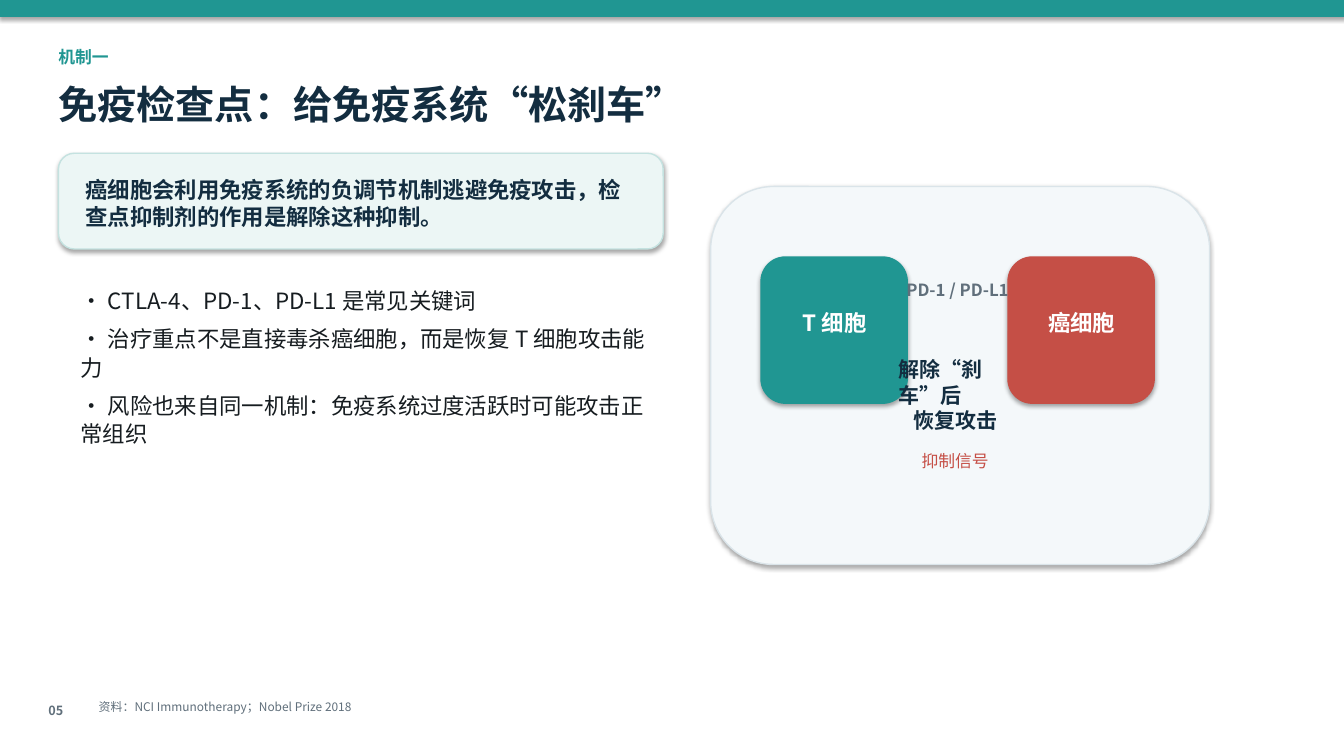
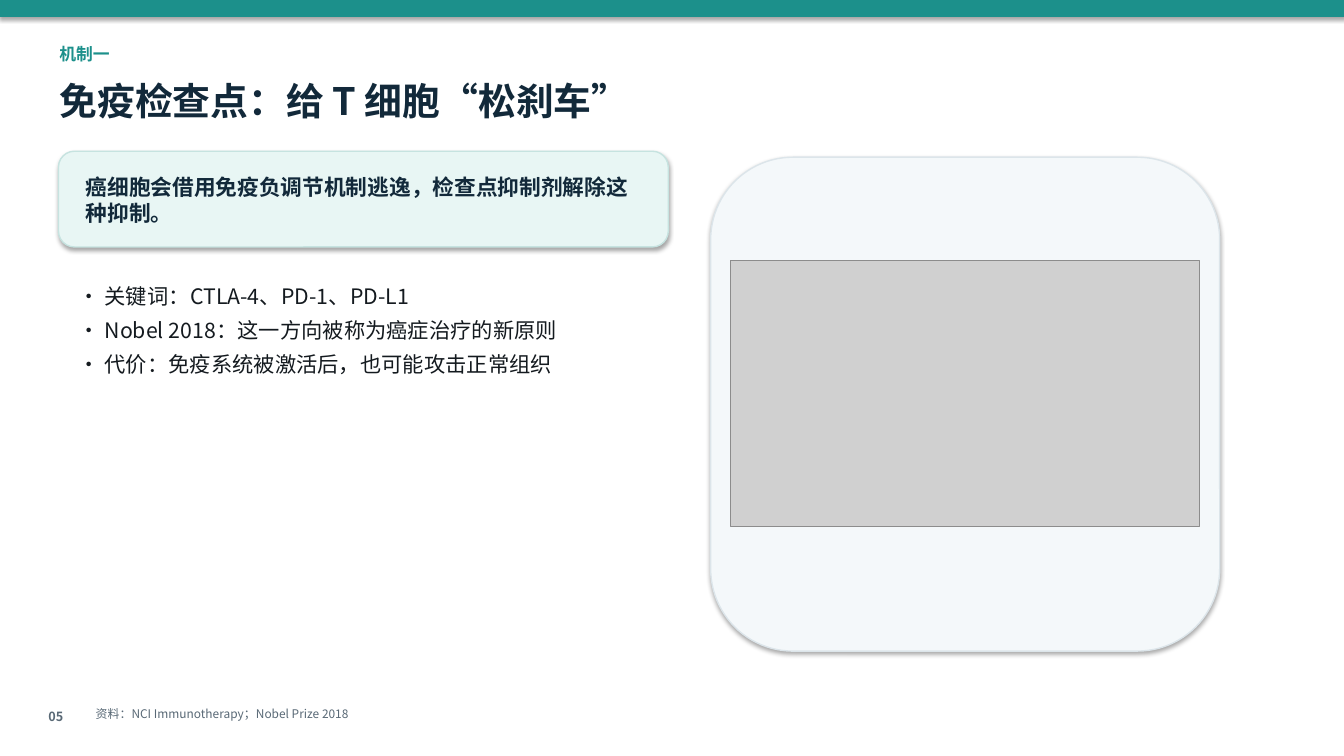
Before and after one commit to zdjc445/26Spring, a slide deck: slide 5 of 细胞治疗与免疫治疗/疾病的细胞治疗与免疫治疗.pptx. Drawn at 1344x756 pixels with LibreOffice and Linux fonts; fonts in the diff are those of the drawing; grey boxes stand for pictures. Boxes give left, top, right and bottom in pixels: in the first picture for what was removed or moved away, otherwise in the second. Text is boxed around its words. In the diff, an @@ line names an element or a change of style, - is before the commit and + after.

Commit message:
完善细胞治疗与免疫治疗汇报材料

```diff
--- a/细胞治疗与免疫治疗/疾病的细胞治疗与免疫治疗.pptx
+++ b/细胞治疗与免疫治疗/疾病的细胞治疗与免疫治疗.pptx
@@ text "机制一" at [59,45,109,62]: text colour #209692 to #1C908B @@
@@ text at [59,82,630,119]: text changed; size 28 to 27 pt; text colour #132D40 to #12293A @@
-免疫检查点：给免疫系统“松刹车”
+免疫检查点：给 T 细胞“松刹车”
@@ rounded rectangle: place and size @@
-rounded rectangle at [58,153,663,249]
+rounded rectangle at [58,151,668,247]
@@ rounded rectangle at [58,151,668,247]: fill #ECF6F5 to #E8F6F4; outline #C4E2E0 1 pt to #C6E3E0 1 pt @@
@@ text at [86,176,628,223]: text changed; size 16 to 15.5 pt; text colour #132D40 to #12293A @@
-癌细胞会利用免疫系统的负调节机制逃避免疫攻击，检查点抑制剂的作用是解除这种抑制。
+癌细胞会借用免疫负调节机制逃逸，检查点抑制剂解除这种抑制。
@@ rounded rectangle: place and size @@
-rounded rectangle at [711,187,1210,565]
+rounded rectangle at [711,157,1220,651]
@@ rounded rectangle at [711,157,1220,651]: outline #DAE4E9 1 pt to #DCE5EA 1 pt @@
@@ picture added at [731,261,1200,526] @@
@@ rounded rectangle removed at [761,257,907,403] @@
@@ rounded rectangle removed at [1008,257,1154,403] @@
@@ text at [105,286,557,374]: text changed; size 16 to 15.2 pt; text colour #161C20 to #141A1F @@
-· CTLA-4、PD-1、PD-L1 是常见关键词
-· 治疗重点不是直接毒杀癌细胞，而是恢复 T 细胞攻击能力
-· 风险也来自同一机制：免疫系统过度活跃时可能攻击正常组织
+• 关键词：CTLA-4、PD-1、PD-L1
+• Nobel 2018：这一方向被称为癌症治疗的新原则
+• 代价：免疫系统被激活后，也可能攻击正常组织
@@ text removed at [906,279,1009,301] @@
-PD-1 / PD-L1
@@ text removed at [803,309,867,337] @@
-T 细胞
@@ text removed at [1048,309,1115,337] @@
-癌细胞
@@ text removed at [898,356,998,430] @@
-解除“刹车”后
-恢复攻击
@@ text removed at [922,453,989,469] @@
-抑制信号
@@ text "05" at [48,711,63,721]: text colour #606F7B to #596976 @@
@@ text "资料：NCI Immunotherapy；Nobel Prize 2018" at [96,708,348,721]: text colour #606F7B to #596976 @@
@@ text "资料：NCI Immunotherapy；Nobel Prize 2018": place and size @@
-text "资料：NCI Immunotherapy；Nobel Prize 2018" at [99,701,351,714]
+text "资料：NCI Immunotherapy；Nobel Prize 2018" at [96,708,348,721]
```
Also in this commit, not shown: 5 other slides changed, 11 slides added, 7 slides removed, 14 other files.
